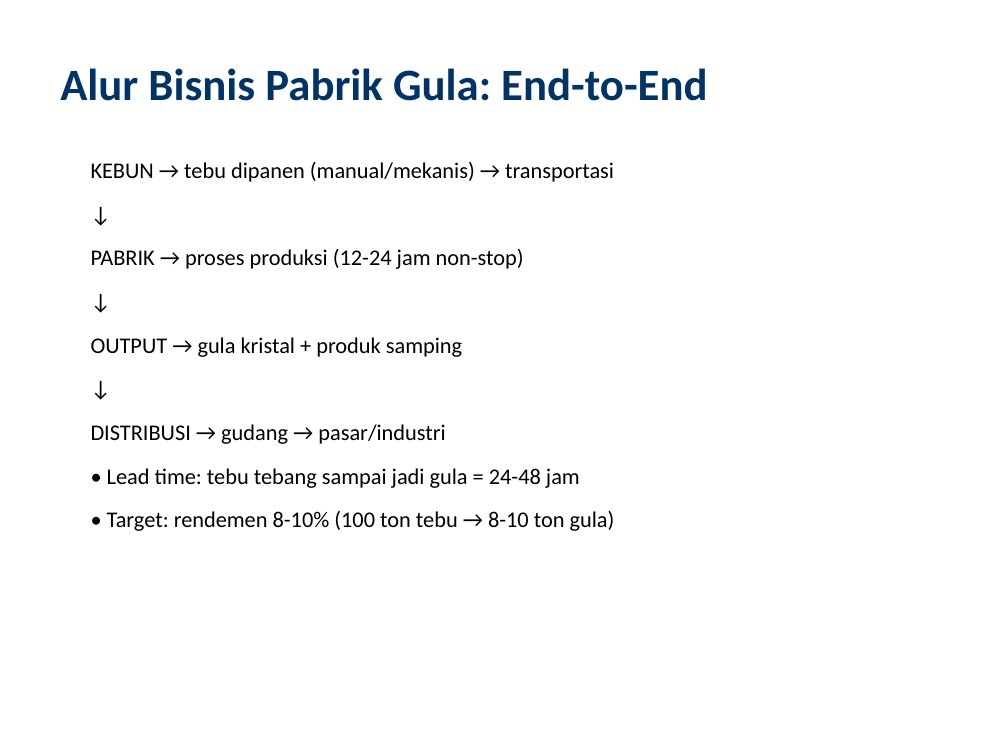
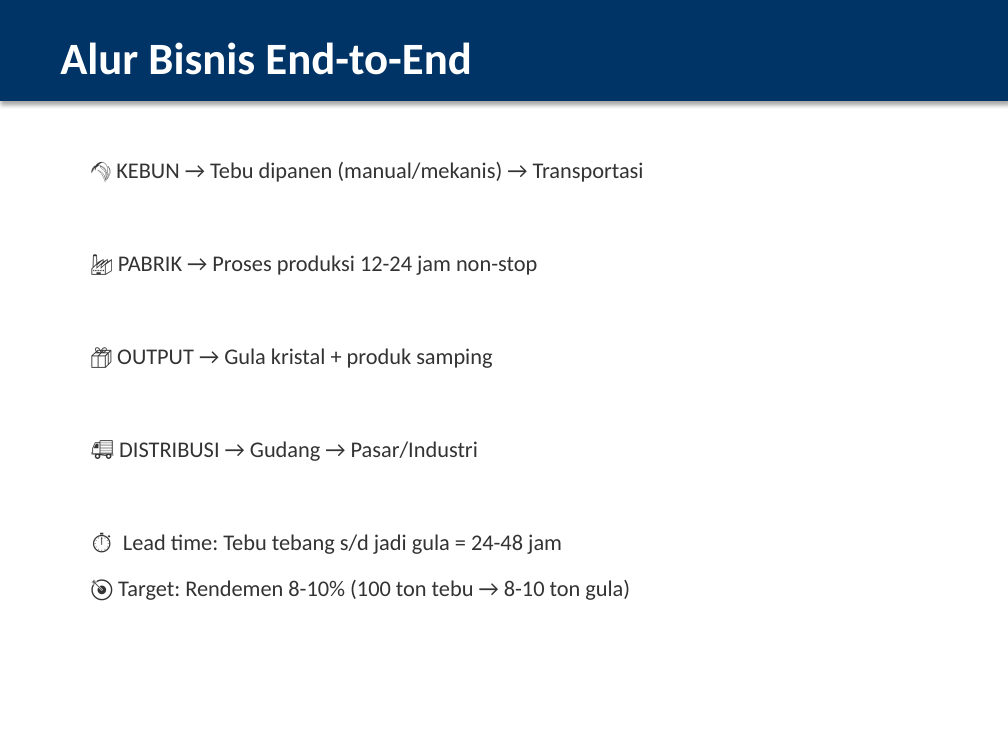
Before and after one commit to thereaintnocheaphappiness-cmyk/buat-tugas, a slide deck: slide 4 of PPT_Overview_Pabrik_Gula_IMPROVED.pptx. Drawn at 1008x756 pixels with LibreOffice and Linux fonts; fonts in the diff are those of the drawing. Boxes give left, top, right and bottom in pixels: in the first picture for what was removed or moved away, otherwise in the second. Text is boxed around its words. In the diff, an @@ line names an element or a change of style, - is before the commit and + after.

```diff
--- a/PPT_Overview_Pabrik_Gula_IMPROVED.pptx
+++ b/PPT_Overview_Pabrik_Gula_IMPROVED.pptx
@@ rectangle added at box(0, 0, 1008, 101), fill #003366, outline #003366 0.75 pt @@
@@ text at box(60, 42, 471, 75): text changed; text colour #003366 to #FFFFFF @@
-Alur Bisnis Pabrik Gula: End-to-End
+Alur Bisnis End-to-End
@@ text at box(116, 162, 644, 600): text changed; text colour #000000 to #333333 @@
-KEBUN → tebu dipanen (manual/mekanis) → transportasi
-↓
-PABRIK → proses produksi (12-24 jam non-stop)
-↓
-OUTPUT → gula kristal + produk samping
-↓
-DISTRIBUSI → gudang → pasar/industri
-• Lead time: tebu tebang sampai jadi gula = 24-48 jam
-• Target: rendemen 8-10% (100 ton tebu → 8-10 ton gula)
+🌾 KEBUN → Tebu dipanen (manual/mekanis) → Transportasi
+🏭 PABRIK → Proses produksi 12-24 jam non-stop
+📦 OUTPUT → Gula kristal + produk samping
+🚚 DISTRIBUSI → Gudang → Pasar/Industri
+⏱️ Lead time: Tebu tebang s/d jadi gula = 24-48 jam
+🎯 Target: Rendemen 8-10% (100 ton tebu → 8-10 ton gula)
```
Also in this commit, not shown: 15 other slides changed, 2 slides added, 1 slide removed.
